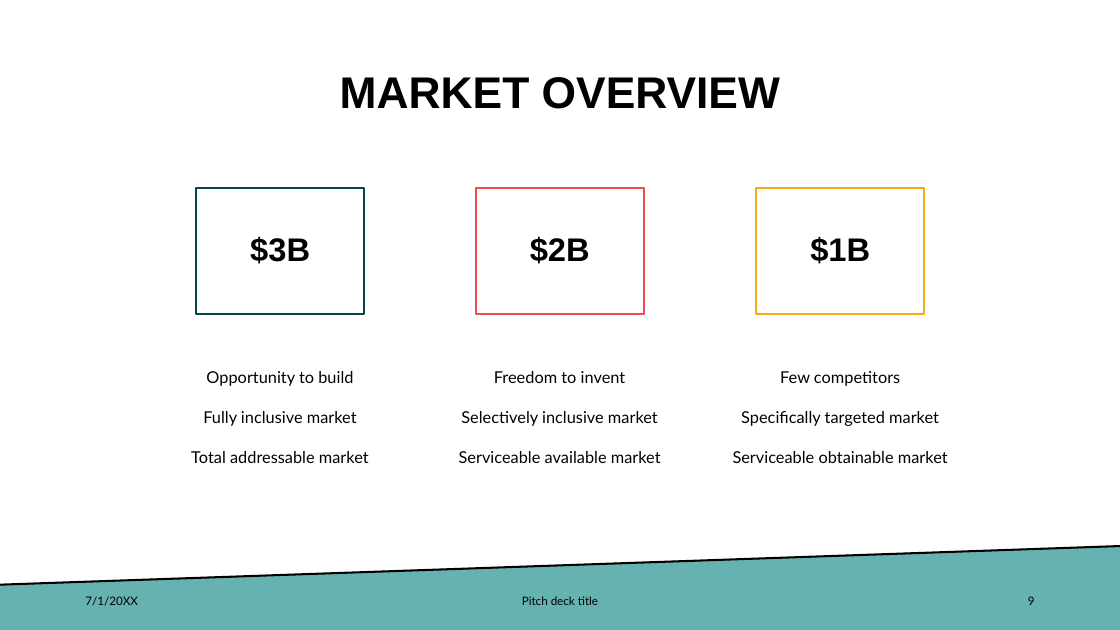
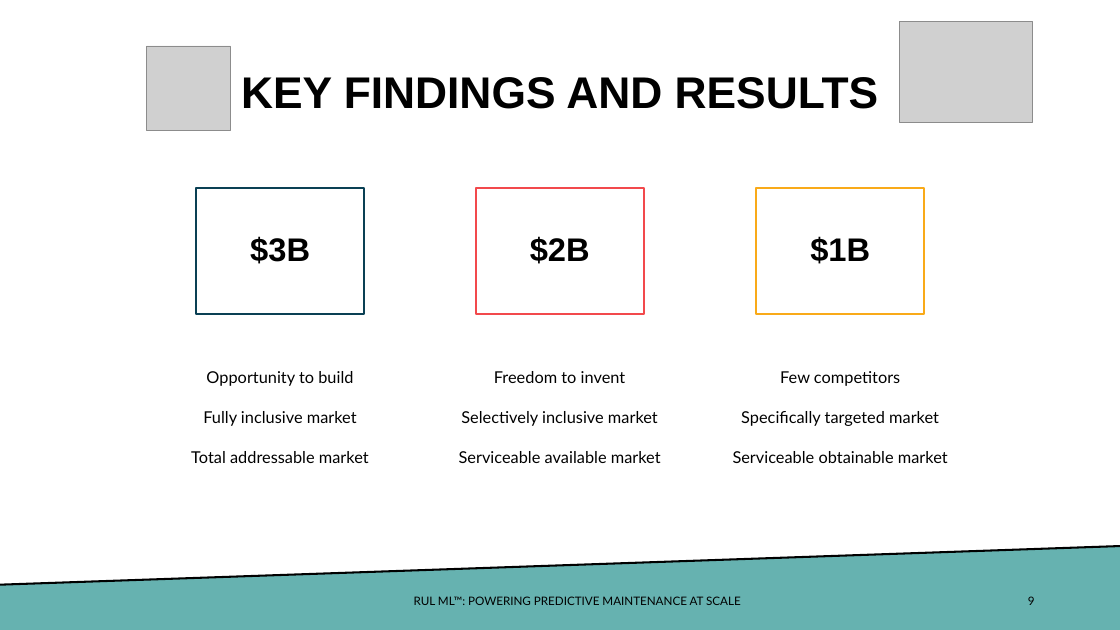
Before and after one commit to ddealwis09/Remaining_Useful_Life, a slide deck: slide 9 of docs/FourthBrain Capstone Demo Day Deck.pptx. Drawn at 1120x630 pixels with LibreOffice and Linux fonts; fonts in the diff are those of the drawing; grey boxes stand for pictures. Boxes give left, top, right and bottom in pixels: in the first picture for what was removed or moved away, otherwise in the second. Text is boxed around its words. In the diff, an @@ line names an element or a change of style, - is before the commit and + after.

```diff
--- a/docs/FourthBrain Capstone Demo Day Deck.pptx
+++ b/docs/FourthBrain Capstone Demo Day Deck.pptx
@@ picture added at [900, 21, 1033, 122] @@
@@ picture added at [147, 46, 231, 130] @@
@@ title at [241, 77, 879, 109]: text changed @@
-MARKET OVERVIEW
+KEY FINDINGS AND RESULTS
@@ text removed at [85, 596, 138, 606] @@
-7/1/20XX
@@ text at [414, 596, 741, 605]: text changed @@
-Pitch deck title
+RUL ML™: POWERING PREDICTIVE MAINTENANCE AT SCALE
```
Also in this commit, not shown: 12 other slides changed, 3 slides added, 7 slides removed, 1 other file.
